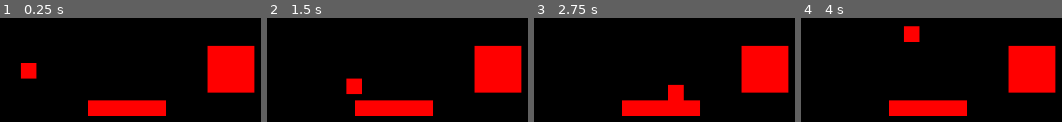
Above: before the commit, frames 1-4 (left to right).
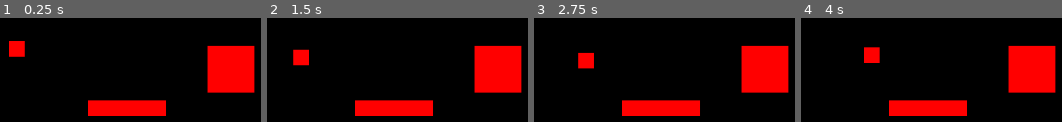
Above: after the commit, the same moments.

Repository: hsandt/bot-competition
Game: Godot game, scene res://Scenes/Arena.tscn
Two runs of this game, one before a commit and one after it. Both use one fixed random seed, a clock stepped at 60 frames per second and the inputs below.
Inputs:
- Up to frame 1 (0.25 s): no input
- Up to frame 2 (1.5 s): tap Enter at 0.5 s; hold Right (ui_right) 0.53-1.28 s; tap Space at 1.25 s; hold Down (ui_down) from 1.28 s (still down)
- Up to frame 3 (2.75 s): tap Enter at 2 s; release Down (ui_down) at 2.03 s; hold Right (ui_right) from 2.03 s (still down)
- Up to frame 4 (4 s): tap Space at 2.75 s; release Right (ui_right) at 2.78 s; hold Up (ui_up) 2.78-3.53 s; tap Enter at 3.5 s; hold Left (ui_left) from 3.53 s (still down)

The runs differ from the first frame. In frame 1, 1.9% of the frame differs, in the area x 3-15%, y 22-59%; in frame 2, 1.9%, in the area x 9-37%, y 29-74%; in frame 3, 1.9%; in frame 4, 1.9%.

Commit message:
[BOT] Follow path automatically to Goal

Diff:
--- a/Scenes/Arena.tscn
+++ b/Scenes/Arena.tscn
@@ -1,21 +1,28 @@
-[gd_scene load_steps=7 format=2]
+[gd_scene load_steps=8 format=2]
 
-[ext_resource path="res://Scripts/KinematicBody2D.gd" type="Script" id=1]
-[ext_resource path="res://Graphics/Sprites/square_red.png" type="Texture" id=2]
-[ext_resource path="res://Scenes/Prefabs/Goal.tscn" type="PackedScene" id=3]
-[ext_resource path="res://Scenes/Prefabs/AppManager.tscn" type="PackedScene" id=4]
+[ext_resource path="res://Graphics/Sprites/square_red.png" type="Texture" id=1]
+[ext_resource path="res://Scenes/Prefabs/Goal.tscn" type="PackedScene" id=2]
+[ext_resource path="res://Scenes/Prefabs/AppManager.tscn" type="PackedScene" id=3]
+[ext_resource path="res://Scripts/Sprite.gd" type="Script" id=4]
+
+[sub_resource type="RectangleShape2D" id=2]
+
+custom_solver_bias = 0.0
+extents = Vector2( 50, 10 )
+
+[sub_resource type="Curve2D" id=3]
+
+bake_interval = 5.0
+_data = {
+"points": PoolVector2Array( 0, 0, 0, 0, -10.83, -27.9775, 0, 0, 0, 0, 30.685, -8.12251, 0, 0, 0, 0, 152.523, -47.8326, 0, 0, 0, 0, 239.163, 12.635 )
+}
 
 [sub_resource type="RectangleShape2D" id=1]
 
 custom_solver_bias = 0.0
 extents = Vector2( 10, 10 )
 
-[sub_resource type="RectangleShape2D" id=2]
-
-custom_solver_bias = 0.0
-extents = Vector2( 50, 10 )
-
-[node name="Root" type="Node2D"]
+[node name="Root" type="Node2D" index="0"]
 
 [node name="Camera2D" type="Camera2D" parent="." index="0"]
 
@@ -43,29 +50,7 @@
 editor_draw_drag_margin = false
 _sections_unfolded = [ "Drag Margin", "Editor", "Limit", "Material", "Offset", "Pause", "Smoothing", "Transform", "Visibility", "Z Index" ]
 
-[node name="KinematicBody2D" type="KinematicBody2D" parent="." index="1"]
-
-position = Vector2( 84.4274, 91.7411 )
-input_pickable = false
-collision_layer = 1
-collision_mask = 1
-collision/safe_margin = 0.08
-script = ExtResource( 1 )
-_sections_unfolded = [ "Collision", "Material", "Pause", "Pickable", "Visibility", "collision" ]
-__meta__ = {
-"_edit_group_": true
-}
-
-[node name="CollisionShape2D" type="CollisionShape2D" parent="KinematicBody2D" index="0"]
-
-shape = SubResource( 1 )
-_sections_unfolded = [ "Material", "Transform", "Visibility", "Z Index" ]
-
-[node name="Sprite" type="Sprite" parent="KinematicBody2D" index="1"]
-
-texture = ExtResource( 2 )
-
-[node name="Wall" type="StaticBody2D" parent="." index="2"]
+[node name="Wall" type="StaticBody2D" parent="." index="1"]
 
 position = Vector2( 210.188, 139.963 )
 input_pickable = false
@@ -91,8 +76,49 @@
 shape = SubResource( 2 )
 _sections_unfolded = [ "Material", "Visibility" ]
 
-[node name="Node2D" parent="." index="3" instance=ExtResource( 3 )]
+[node name="Goal" parent="." index="2" instance=ExtResource( 2 )]
 
 position = Vector2( 342.859, 89.786 )
 
-[node name="AppManager" parent="." index="4" instance=ExtResource( 4 )]
+[node name="AppManager" parent="." index="3" instance=ExtResource( 3 )]
+
+[node name="Path2D" type="Path2D" parent="." index="4"]
+
+self_modulate = Color( 0.5, 0.6, 1, 0.7 )
+position = Vector2( 74.9076, 90.2501 )
+curve = SubResource( 3 )
+_sections_unfolded = [ "Transform" ]
+
+[node name="PathFollow2D" type="PathFollow2D" parent="Path2D" index="0"]
+
+position = Vector2( -10.83, -27.9775 )
+offset = 0.0
+h_offset = 0.0
+v_offset = 0.0
+rotate = false
+cubic_interp = true
+loop = false
+lookahead = 4.0
+_sections_unfolded = [ "Transform" ]
+
+[node name="KinematicBody2D" type="KinematicBody2D" parent="Path2D/PathFollow2D" index="0"]
+
+input_pickable = false
+collision_layer = 1
+collision_mask = 1
+collision/safe_margin = 0.08
+script = ExtResource( 4 )
+_sections_unfolded = [ "Collision", "Material", "Pause", "Pickable", "Transform", "Visibility", "collision" ]
+__meta__ = {
+"_edit_group_": true
+}
+speed = 20.0
+
+[node name="CollisionShape2D" type="CollisionShape2D" parent="Path2D/PathFollow2D/KinematicBody2D" index="0"]
+
+shape = SubResource( 1 )
+_sections_unfolded = [ "Material", "Transform", "Visibility", "Z Index" ]
+
+[node name="Sprite" type="Sprite" parent="Path2D/PathFollow2D/KinematicBody2D" index="1"]
+
+texture = ExtResource( 1 )
--- a/Scenes/Prefabs/Goal.tscn
+++ b/Scenes/Prefabs/Goal.tscn
@@ -10,15 +10,15 @@
 	get_tree().change_scene(\"res://Scenes/Result.tscn\")
 "
 
-[sub_resource type="RectangleShape2D" id=1]
+[sub_resource type="RectangleShape2D" id=2]
 
 custom_solver_bias = 0.0
 extents = Vector2( 30, 30 )
 _sections_unfolded = [ "Resource" ]
 
-[node name="Node2D" type="Node2D"]
+[node name="Node2D" type="Node2D" index="0"]
 
-script = SubResource( 2 )
+script = SubResource( 1 )
 _sections_unfolded = [ "Transform" ]
 __meta__ = {
 "_edit_lock_": true
--- /dev/null
+++ b/Scripts/Sprite.gd
@@ -0,0 +1,18 @@
+extends KinematicBody2D
+
+export var speed = 2.0
+
+var path_follow_2d = null
+
+func _ready():
+	path_follow_2d = get_parent()
+
+func _process(delta):
+	var previous_offset = path_follow_2d.get_offset()
+	print(previous_offset)
+	print(str("previous_offset: ", previous_offset))
+	print(str("speed: ", speed))
+	print(str("delta: ", delta))
+	print(str("speed * delta: ", speed * delta))
+	path_follow_2d.set_offset(previous_offset + speed * delta)
+	print(str("new offset: ", path_follow_2d.get_offset()))
Not shown: 1 places in Scenes/Arena.tscn that only renumber resources
Not shown: 2 places in Scenes/Prefabs/Goal.tscn that only renumber resources
